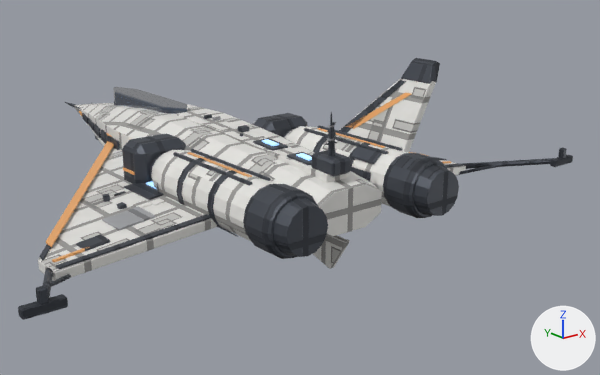
A saved change to the glTF model assets/ships/fleet-v3/aur-lance-interceptor/aur-lance-interceptor.glb.
Before and after are seen from a 50 mm lens placed at (-10.42, -17.05, 5.29), pointed at (2.06, -1.44, -0.95). The axes (+X, +Y, +Z) are drawn at lower right. The lights are the same throughout. The older version comes first. Where no turn or scale is listed for an object, it has been applied to the vertices. Vertices at exactly the same position are counted once.

Script lines for the objects in view, before the commit:
```python
me_hull_dark_mesh = bpy.data.meshes.new('Hull_Dark_Mesh')
me_hull_dark_mesh.from_pydata(...)  # 1768 vertices, 3148 faces; spans x -6.75..6.75, y -6.43..8.0, z -1.02..2.43
me_hull_dark_mesh.materials.append(mat_hull_dark)
me_hull_grey_mesh = bpy.data.meshes.new('Hull_Grey_Mesh')
me_hull_grey_mesh.from_pydata(...)  # 216 vertices, 380 faces; spans x -3.8..3.8, y -5.08..-0.58, z -0.32..1.59
me_hull_grey_mesh.materials.append(mat_hull_grey)
me_hull_white_mesh = bpy.data.meshes.new('Hull_White_Mesh')
me_hull_white_mesh.from_pydata(...)  # 752 vertices, 1460 faces; spans x -5.4..5.4, y -5.6..7.2, z -1.45..2.01
me_hull_white_mesh.materials.append(mat_hull_white)
me_livery_mesh = bpy.data.meshes.new('Livery_Mesh')
me_livery_mesh.from_pydata(...)  # 112 vertices, 168 faces; spans x -5.25..5.25, y -4.71..6.15, z -0.4..1.76
me_livery_mesh.materials.append(mat_accent_livery)  # orange #f7b36f
# before: 72 (2.85, -2.7, 0.76), 73 (3.31, -4.1, 1.76), 74 (3.31, -3.9, 1.76), 75 (2.85, -2.4, 0.76), 76 (2.71, -2.7, 0.69) at pixel (353, 128)
# before: 77 (3.17, -4.1, 1.69) at pixel (411, 94), 78 (3.17, -3.9, 1.69) at pixel (405, 92), 79 (2.71, -2.4, 0.69) at pixel (345, 126)
ob_hull_dark = bpy.data.objects.new('Hull_Dark', me_hull_dark_mesh)
ob_hull_dark.location = (0.0, 0.0, 0.0)
ob_hull_grey = bpy.data.objects.new('Hull_Grey', me_hull_grey_mesh)
ob_hull_grey.location = (0.0, 0.0, 0.0)
ob_hull_white = bpy.data.objects.new('Hull_White', me_hull_white_mesh)
ob_hull_white.location = (0.0, 0.0, 0.0)
ob_livery = bpy.data.objects.new('Livery', me_livery_mesh)
ob_livery.location = (0.0, 0.0, 0.0)
# also in view: 'Glass' at (0.0, 2.4, 0.81)
```
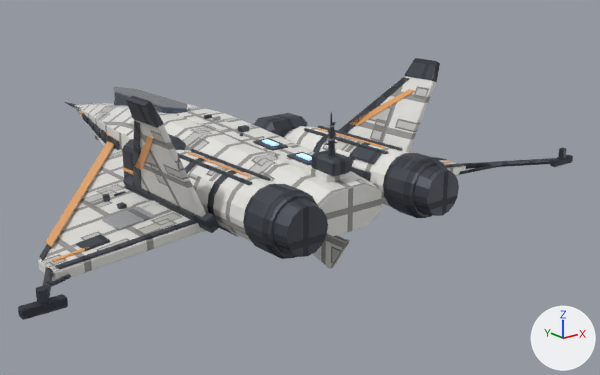
Where the change shows, as pixel boxes [x1, y1, x2, y2] in the pictures (600 x 375 px; the box of a moved part takes in the faces that stretch with it):
'Hull_White', reshaped: before [38, 78, 466, 281]; after [38, 76, 466, 281]
'Livery', reshaped: before [46, 93, 451, 262]; after [46, 90, 451, 262]
part 1 of me_hull_dark_mesh, moved or reshaped: before [400, 58, 436, 84]; after [126, 96, 219, 233]
part 2 of me_hull_dark_mesh, moved or reshaped: before [339, 81, 405, 133]; after [123, 122, 213, 233]
part 3 of me_hull_white_mesh, added: after [134, 120, 206, 217]
part 4 of me_hull_white_mesh, deleted: before [338, 78, 432, 151]
part 5 of me_livery_mesh, moved or reshaped: before [346, 93, 411, 129]; after [135, 136, 154, 170]

What the commit changed:
me_hull_dark_mesh has 1768 vertices, 3148 faces and spans x -6.75..6.75, y -6.43..8.0, z -1.02..2.43.
me_hull_dark_mesh is used by ob_hull_dark; location (0.0, 0.0, 0.0).
me_hull_dark_mesh part 1: 64 of the vertices in x 2.29..3.62, y -4.6..-3.6, z -0.17..2.43 are multiplied about their middle by the matrix ((1.576, 0.0, -1.201), (0.0, 1.0, 0.0), (0.018, 0.0, 0.992)), then moved by (-6.04, 0.0, 0.0).
me_hull_dark_mesh part 2: 8 of the vertices in x 2.29..2.59, y -1.9..-1.3, z -0.17..0.18 are multiplied about their middle by the matrix ((1.576, 0.0, -1.201), (0.0, 1.0, 0.0), (0.018, 0.0, 0.992)), then moved by (-6.04, 0.0, 0.0).
me_hull_white_mesh is used by ob_hull_white; location (0.0, 0.0, 0.0).
me_hull_white_mesh had 752 vertices, 1460 faces and spanned x -5.4..5.4, y -5.6..7.2, z -1.45..2.01.
me_hull_white_mesh now has 754 vertices, 1460 faces and spans x -5.4..5.4, y -5.6..7.2, z -1.45..2.01.
me_hull_white_mesh part 3: a new loose piece of 56 vertices spanning x -3.52..-2.46, y -4.5..-1.51, z -0.11..2.01, in mat_hull_white.
me_hull_white_mesh part 4: 54 vertices removed from x 2.35..3.41, y -4.5..-1.51, z -0.11..2.01.
Other edits to the shape of me_hull_white_mesh do not show in these pictures.
me_livery_mesh has 112 vertices, 168 faces and spans x -5.25..5.25, y -4.71..6.15, z -0.4..1.76.
me_livery_mesh is used by ob_livery; location (0.0, 0.0, 0.0).
Part 5, on me_livery_mesh:
Vertices 73, 74, 77, 78 of me_livery_mesh move by (-6.59, 0.0, 0.0).
Vertices 72, 75, 76, 79 of me_livery_mesh move by (-5.66, 0.0, 0.0).
